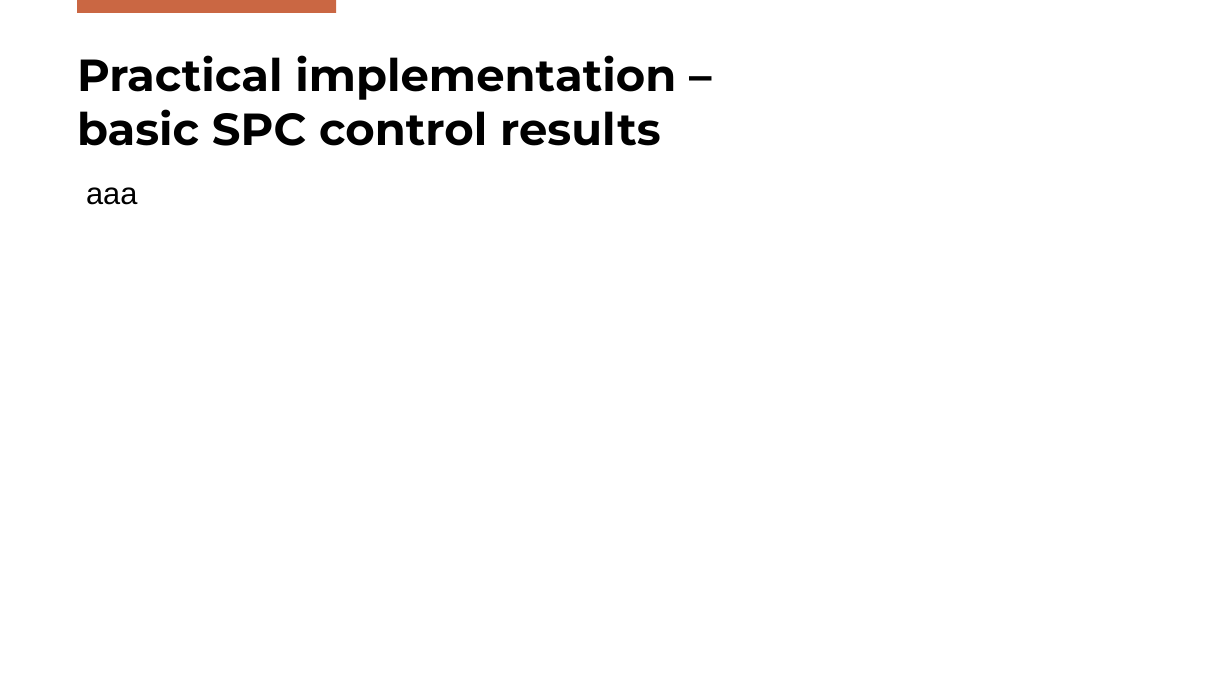
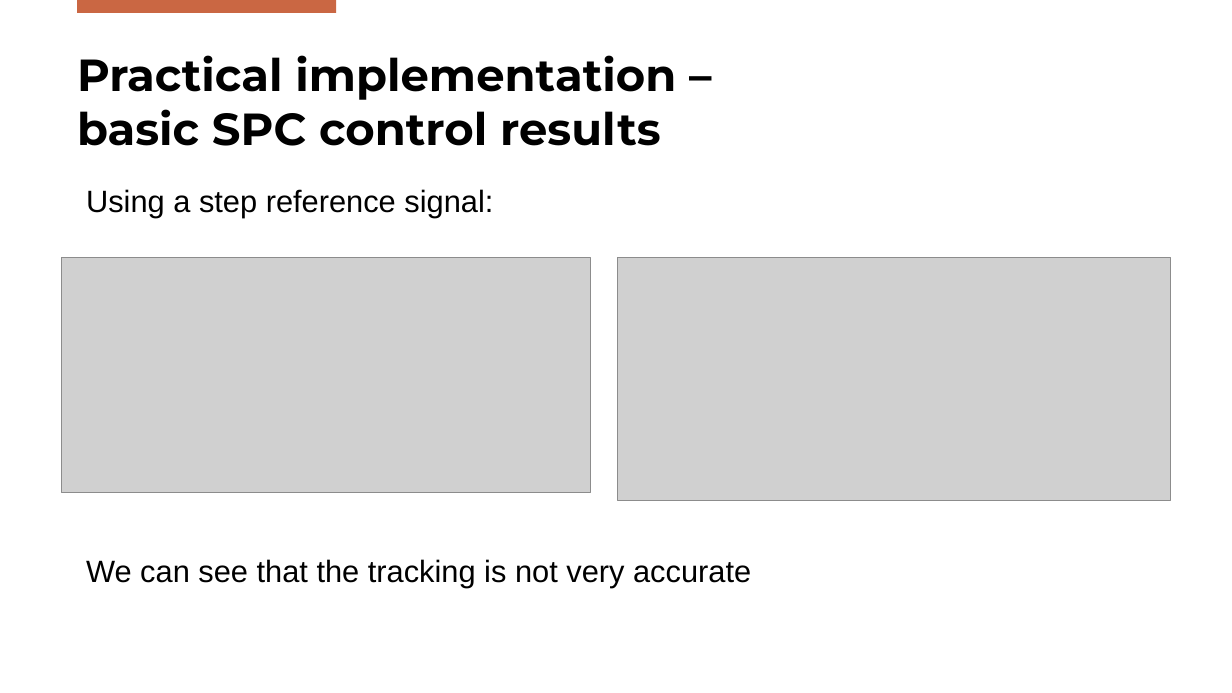
Before and after one commit to Gabriele-Mazzoleni/Progetto_ALES_aa_2025_2026, a slide deck: slide 23 of SPC_Presentation.pptx. Drawn at 1232x693 pixels with LibreOffice and Linux fonts; fonts in the diff are those of the drawing; grey boxes stand for pictures; background and template pictures are left out. Boxes give left, top, right and bottom in pixels: in the first picture for what was removed or moved away, otherwise in the second. Text is boxed around its words. In the diff, an @@ line names an element or a change of style, - is before the commit and + after.

```diff
--- a/SPC_Presentation.pptx
+++ b/SPC_Presentation.pptx
@@ text at [86, 189, 751, 587]: text changed @@
-aaa
+Using a step reference signal:
+We can see that the tracking is not very accurate
@@ picture added at [61, 258, 590, 493] @@
@@ picture added at [618, 258, 1171, 501] @@
```
Also in this commit, not shown: 2 other slides changed, 1 slide added, 11 other files.
